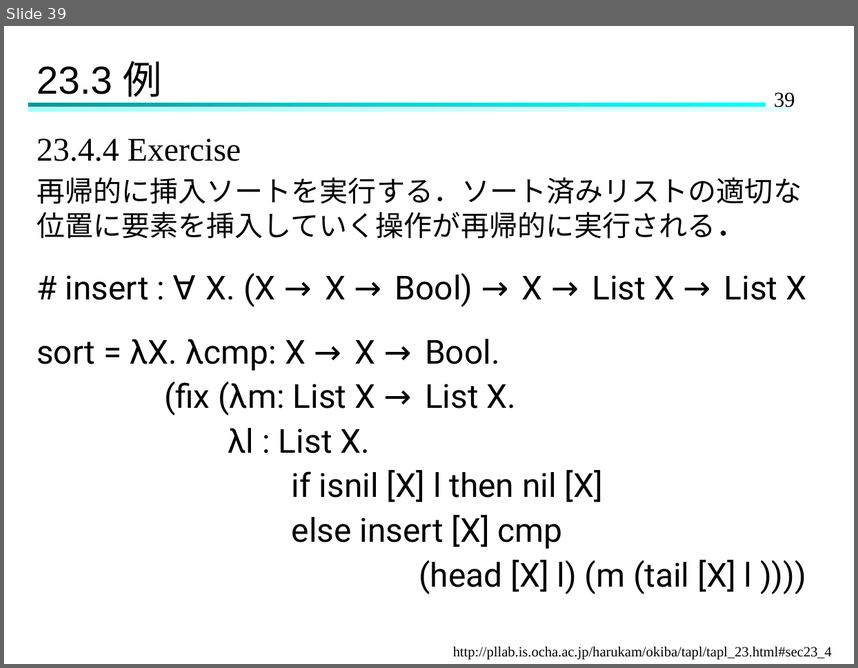
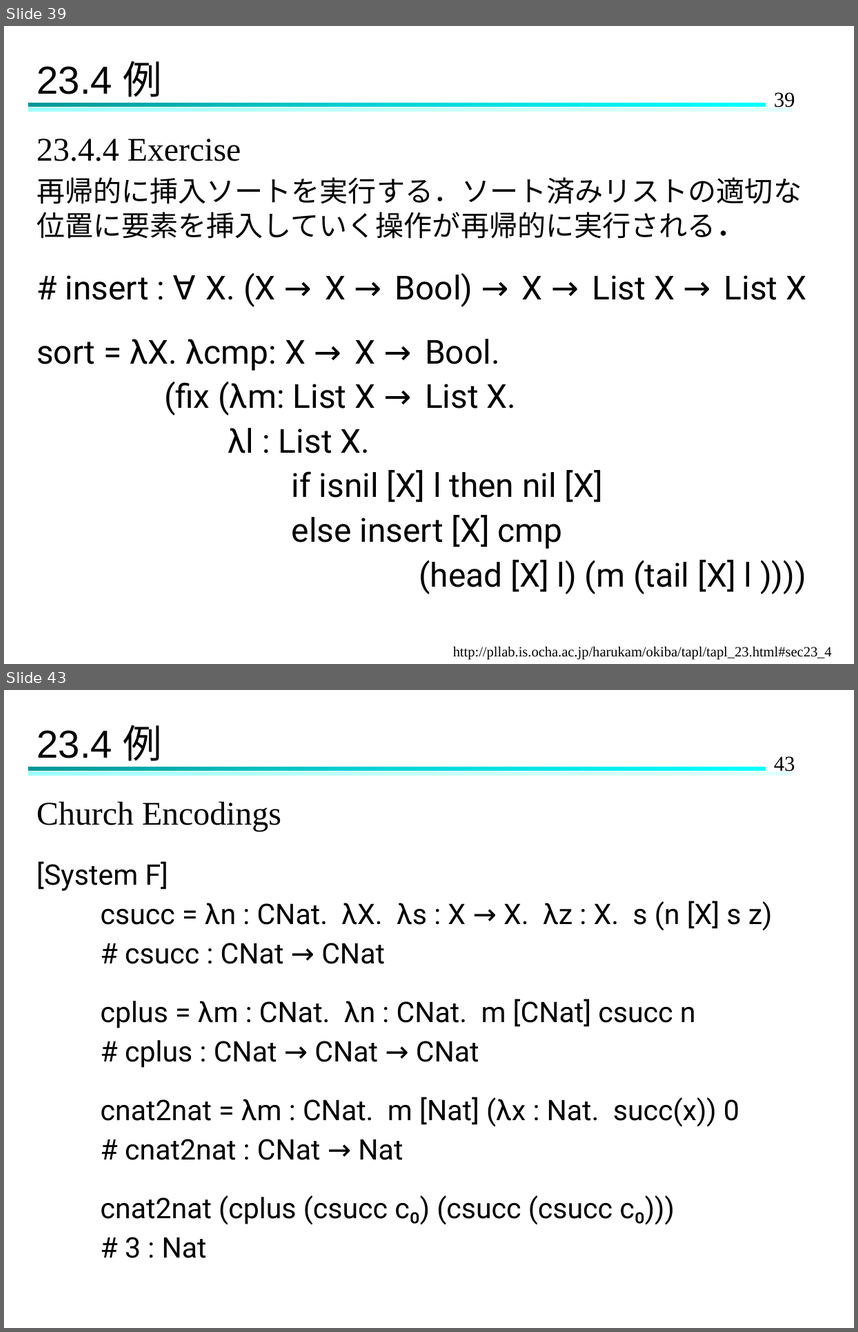
Before and after one commit to Hinata-Mikami/HinataMikami, a slide deck: 研究室関連/TAPL/TAPL-23.pptx. Shown one above the other, each under a label of ours: slide 39 before the commit, slides 39 and 43 after it; the slides between them are not shown. The pictures are 858x668 and 858x1332 pixels, drawn with LibreOffice and Linux fonts; fonts in the diff are those of the drawing. Boxes give left, top, right and bottom in pixels: in the first picture for what was removed or moved away, otherwise in the second. Text is boxed around its words. In the diff, an @@ line names an element or a change of style, - is before the commit and + after.

```diff
--- a/研究室関連/TAPL/TAPL-23.pptx
+++ b/研究室関連/TAPL/TAPL-23.pptx
@@ slide 43 added at (4, 690, 854, 1328), background #FFFFFF; not listed: 3 template elements that a slide beside it also shows @@
@@ title added at (36, 725, 162, 768), 33 pt, text #000000 @@
+23.4 例
@@ text added at (36, 801, 773, 1258), 24 pt, text #000000 @@
+Church Encodings
+[System F]
+csucc = λn : CNat. λX. λs : X → X. λz : X. s (n [X] s z)
+# csucc : CNat → CNat
+cplus = λm : CNat. λn : CNat. m [CNat] csucc n
+# cplus : CNat → CNat → CNat
+cnat2nat = λm : CNat. m [Nat] (λx : Nat. succ(x)) 0
+# cnat2nat : CNat → Nat
+cnat2nat (cplus (csucc c₀) (csucc (csucc c₀)))
+# 3 : Nat
@@ slide 39 changed as well @@
@@ title at (36, 61, 162, 104): text changed @@
-23.3 例
+23.4 例
```
Also in this commit, not shown: 15 other slides changed, 10 other slides added.
